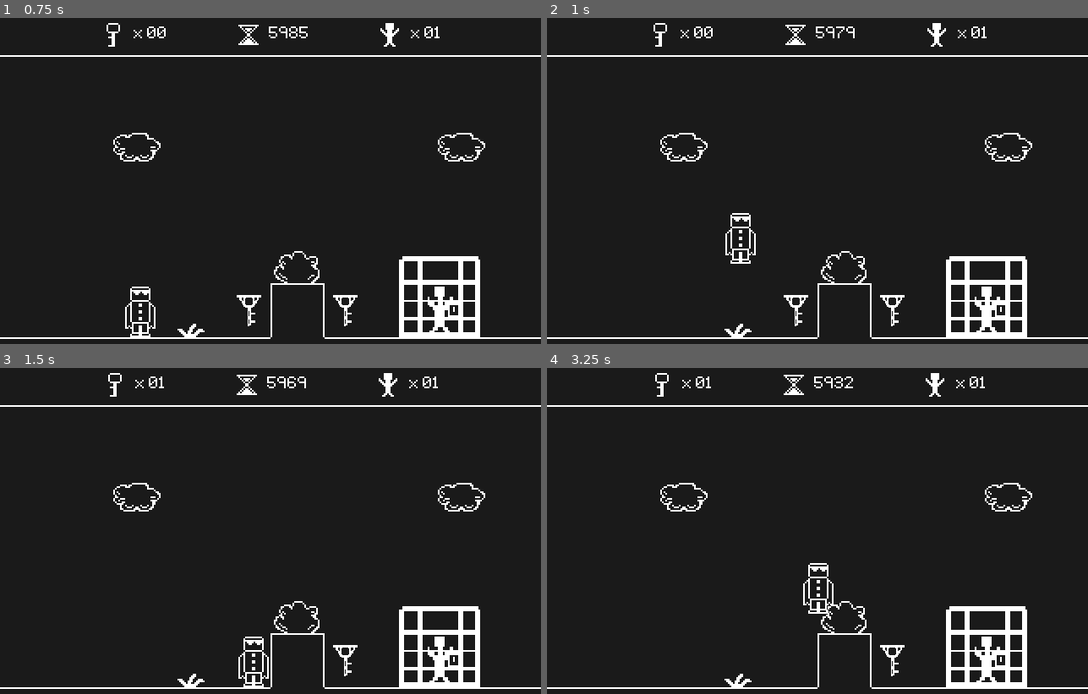
Above: before the commit, frames 1-4 (two rows, left to right).
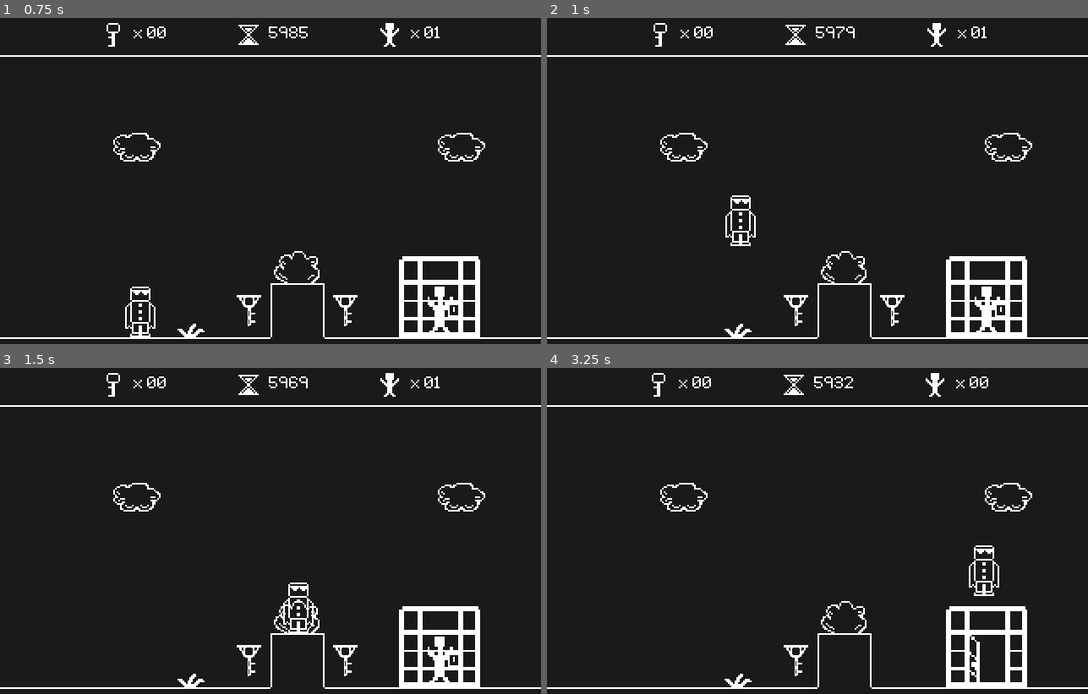
Above: after the commit, the same moments.

Repository: Kiel97/bialjam2019
Game: Godot game, scene res://Levels/Level.tscn
The game is run twice, just before and just after one commit, with the same random seed, the same clock (stepped at 60 frames per second) and the same inputs.
Inputs:
- Up to frame 1 (0.75 s): tap Enter at 0.5 s; hold Right (move_right) from 0.53 s (still down)
- Up to frame 2 (1 s): keep holding Right (move_right); tap Up (jump) at 0.77 s
- Up to frame 3 (1.5 s): keep holding Right (move_right)
- Up to frame 4 (3.25 s): tap Up (jump) at 1.52, 3.02 s; release Right (move_right) at 2.03 s; hold Left (move_left) 2.03-2.78 s; hold Right (move_right) from 2.78 s (still down)

Frame 1 is identical in both runs. In frame 2, 0.5% of the frame differs, in the area x 32-39%, y 54-76%; in frame 3, 1.2%; in frame 4, 1.5%, in the area x 19-85%, y 1-97%.

Commit message:
Set higher Hero's jump force

Diff:
--- a/Bialjam2019/Hero/Hero.gd
+++ b/Bialjam2019/Hero/Hero.gd
@@ -5,7 +5,7 @@
 signal time_changed(value)
 
 const MOVE_SPEED = 125
-const JUMP_SPEED = -300
+const JUMP_SPEED = -350
 const GRAVITY = 1000
 const TICKS_PER_SECOND = 21
 
